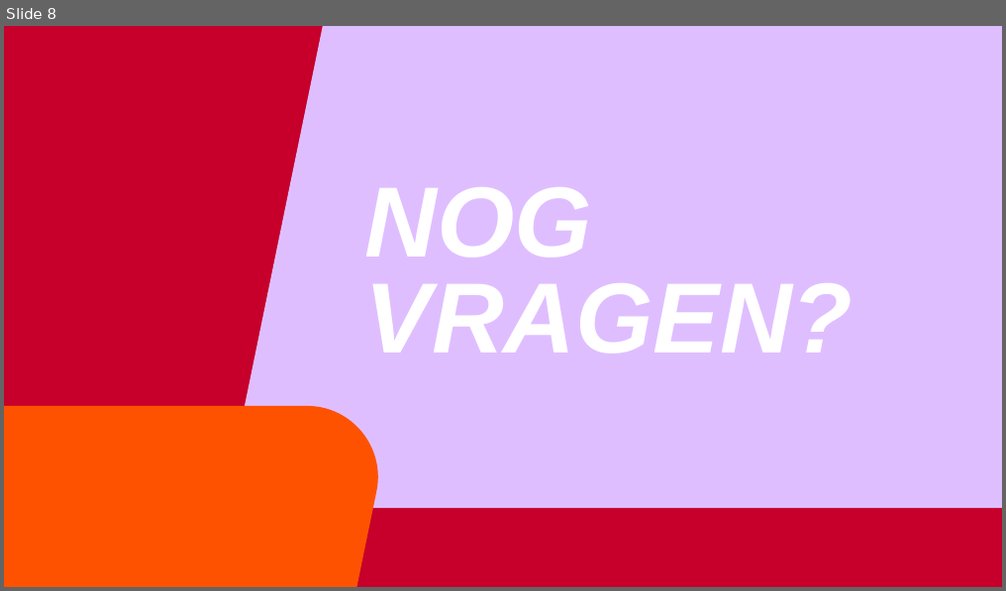
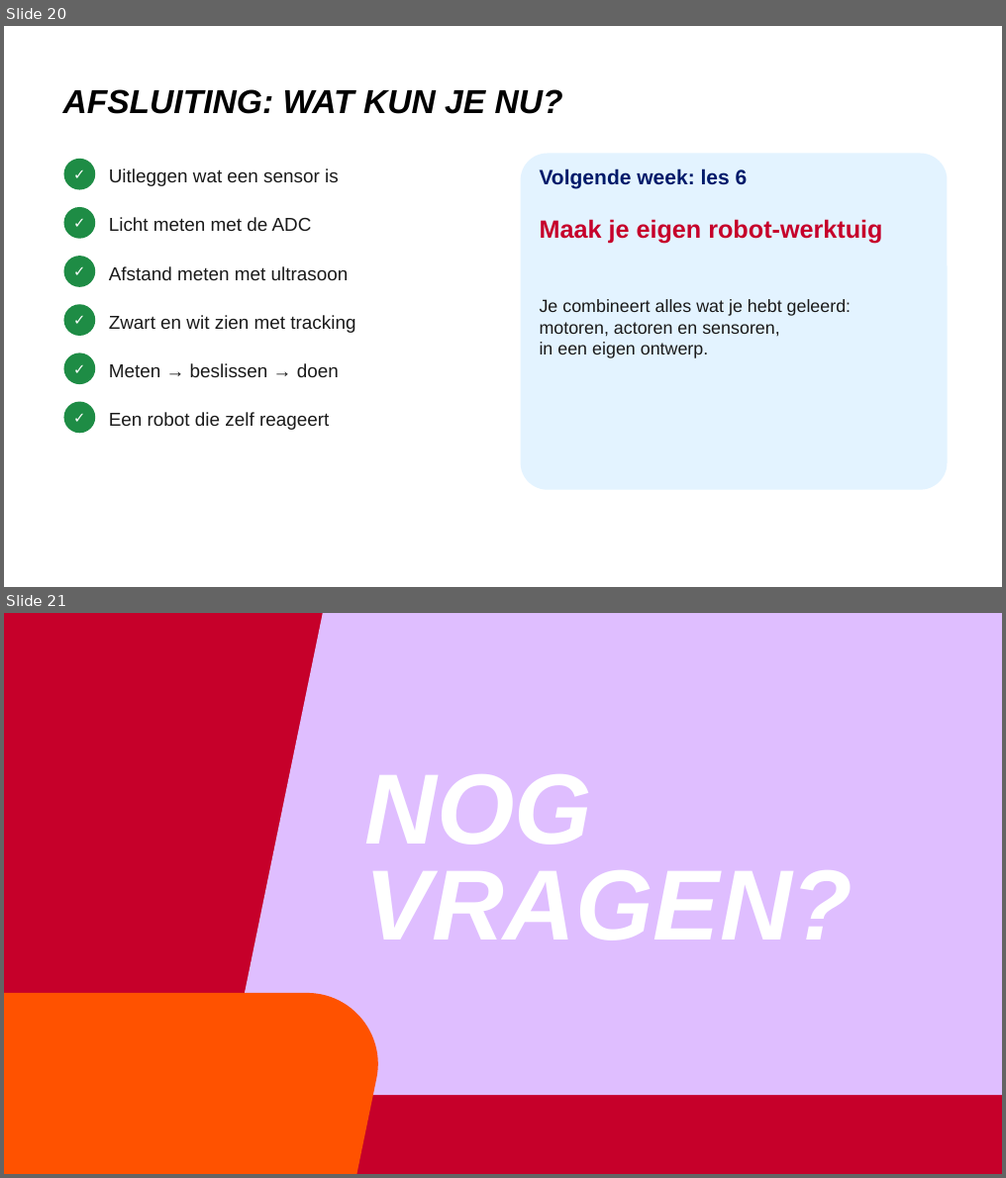
Before and after one commit to AvansMechatronica/vabokCursusRoboticaMetPython, a slide deck: presentaties/les5.pptx. Shown one above the other, each under a label of ours: slide 8 before the commit, slides 20 and 21 after it. The pictures are 1006x591 and 1006x1178 pixels, drawn with LibreOffice and Linux fonts; fonts in the diff are those of the drawing; background and template pictures are left out. Boxes give left, top, right and bottom in pixels: in the first picture for what was removed or moved away, otherwise in the second. Text is boxed around its words. In the diff, an @@ line names an element or a change of style, - is before the commit and + after.

```diff
--- a/presentaties/les5.pptx
+++ b/presentaties/les5.pptx
@@ slide 20 added at (4, 26, 1002, 587), background #FFFFFF @@
@@ title added at (63, 89, 563, 114), 32 pt, text #000000, bold, italic @@
+AFSLUITING: WAT KUN JE NU?
@@ ellipse added at (63, 159, 95, 190), fill #1E8C45, 14 pt, text #FFFFFF, bold @@
+✓
@@ text added at (109, 169, 339, 186), 18 pt, text #1A1A1A @@
+Uitleggen wat een sensor is
@@ rounded rectangle added at (521, 154, 947, 490), fill #E3F3FF @@
@@ text added at (540, 169, 747, 189), 20 pt, text #001A6A, bold @@
+Volgende week: les 6
@@ ellipse added at (63, 207, 95, 239), fill #1E8C45, 14 pt, text #FFFFFF, bold @@
+✓
@@ text added at (109, 217, 312, 231), 18 pt, text #1A1A1A @@
+Licht meten met de ADC
@@ text added at (540, 219, 882, 243), 24 pt, text #C6002A, bold @@
+Maak je eigen robot-werktuig
@@ ellipse added at (63, 256, 95, 287), fill #1E8C45, 14 pt, text #FFFFFF, bold @@
+✓
@@ text added at (109, 267, 349, 280), 18 pt, text #1A1A1A @@
+Afstand meten met ultrasoon
@@ ellipse added at (63, 304, 95, 336), fill #1E8C45, 14 pt, text #FFFFFF, bold @@
+✓
@@ text added at (109, 315, 355, 333), 18 pt, text #1A1A1A @@
+Zwart en wit zien met tracking
@@ text added at (540, 299, 851, 359), 17 pt, text #1A1A1A @@
+Je combineert alles wat je hebt geleerd:
+motoren, actoren en sensoren,
+in een eigen ontwerp.
@@ ellipse added at (63, 353, 95, 384), fill #1E8C45, 14 pt, text #FFFFFF, bold @@
+✓
@@ text added at (109, 364, 339, 377), 18 pt, text #1A1A1A @@
+Meten → beslissen → doen
@@ ellipse added at (63, 402, 95, 433), fill #1E8C45, 14 pt, text #FFFFFF, bold @@
+✓
@@ text added at (109, 412, 329, 430), 18 pt, text #1A1A1A @@
+Een robot die zelf reageert
@@ what was slide 8 is now slide 21 @@
```
Also in this commit, not shown: 1 slide changed, 18 other slides added, 6 slides removed, 21 other files.
